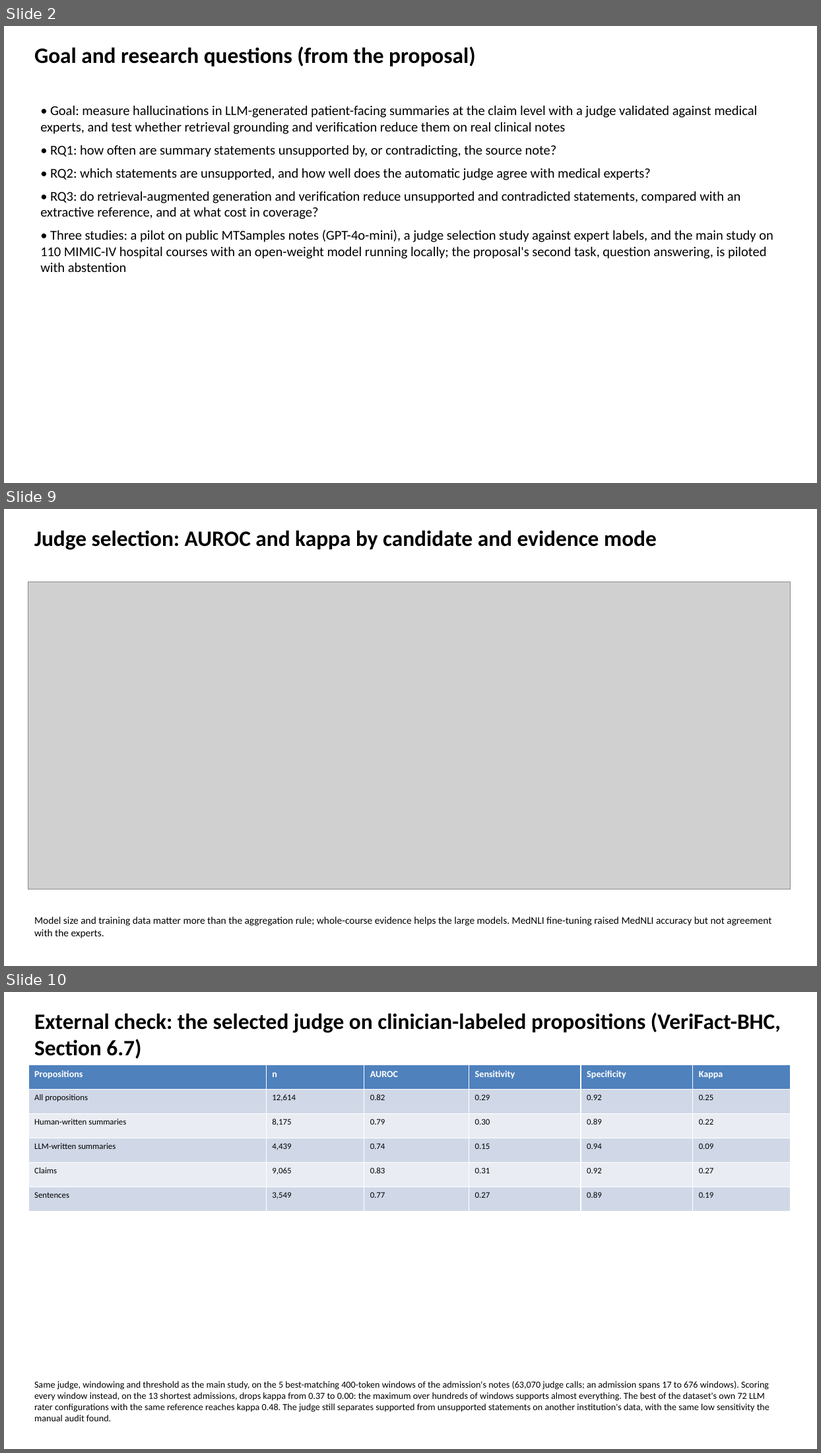
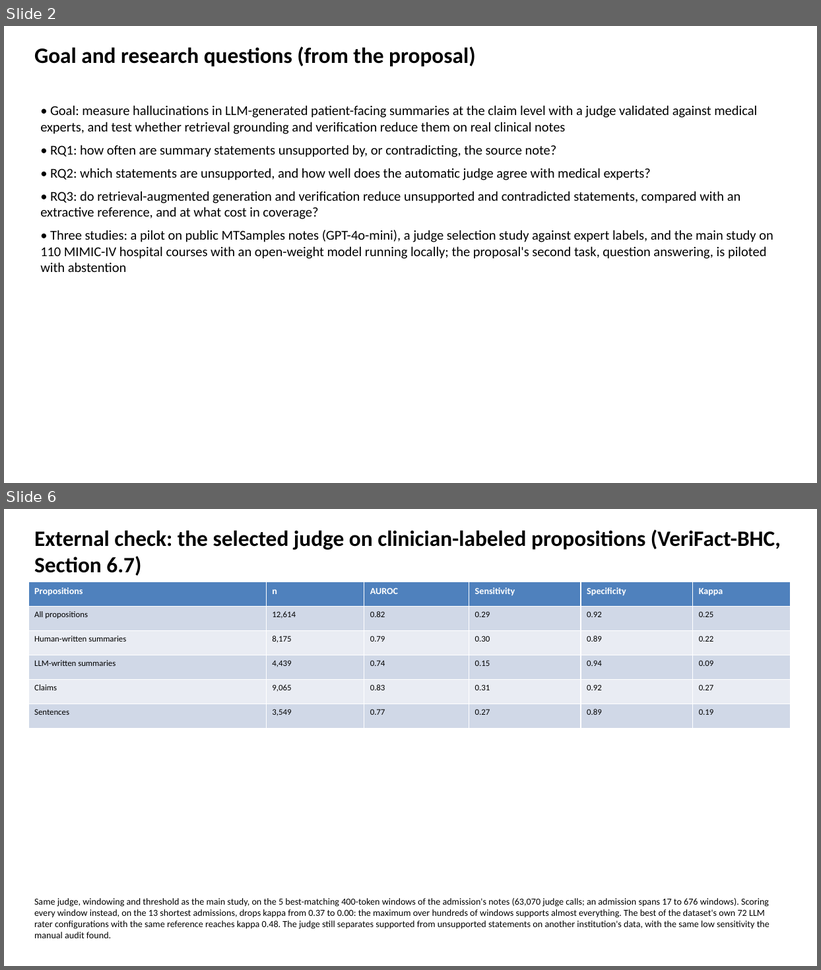
Before and after one commit to slay-a/medical-hallucination-eval, a slide deck: deliverables/Progress_Slides_Fall2026.pptx. Shown one above the other, each under a label of ours: slides 2, 9 and 10 before the commit, slides 2 and 6 after it; the slides between them are not shown. The pictures are 821x1453 and 821x970 pixels, drawn with LibreOffice and Linux fonts; fonts in the diff are those of the drawing; grey boxes stand for pictures. Boxes give left, top, right and bottom in pixels: in the first picture for what was removed or moved away, otherwise in the second. Text is boxed around its words. In the diff, an @@ line names an element or a change of style, - is before the commit and + after.

```diff
--- a/deliverables/Progress_Slides_Fall2026.pptx
+++ b/deliverables/Progress_Slides_Fall2026.pptx
@@ slide 9 removed at (4,509,817,966), background #FFFFFF @@
@@ text removed at (34,530,657,550) @@
-Judge selection: AUROC and kappa by candidate and evidence mode
@@ picture removed at (28,582,791,890) @@
@@ text removed at (34,917,772,939) @@
-Model size and training data matter more than the aggregation rule; whole-course evidence helps the large models. MedNLI fine-tuning raised MedNLI accuracy but not agreement with the experts.
@@ what was slide 10 is now slide 6 @@
```
Also in this commit, not shown: 6 slides changed, 8 other slides removed, 3 other files.
